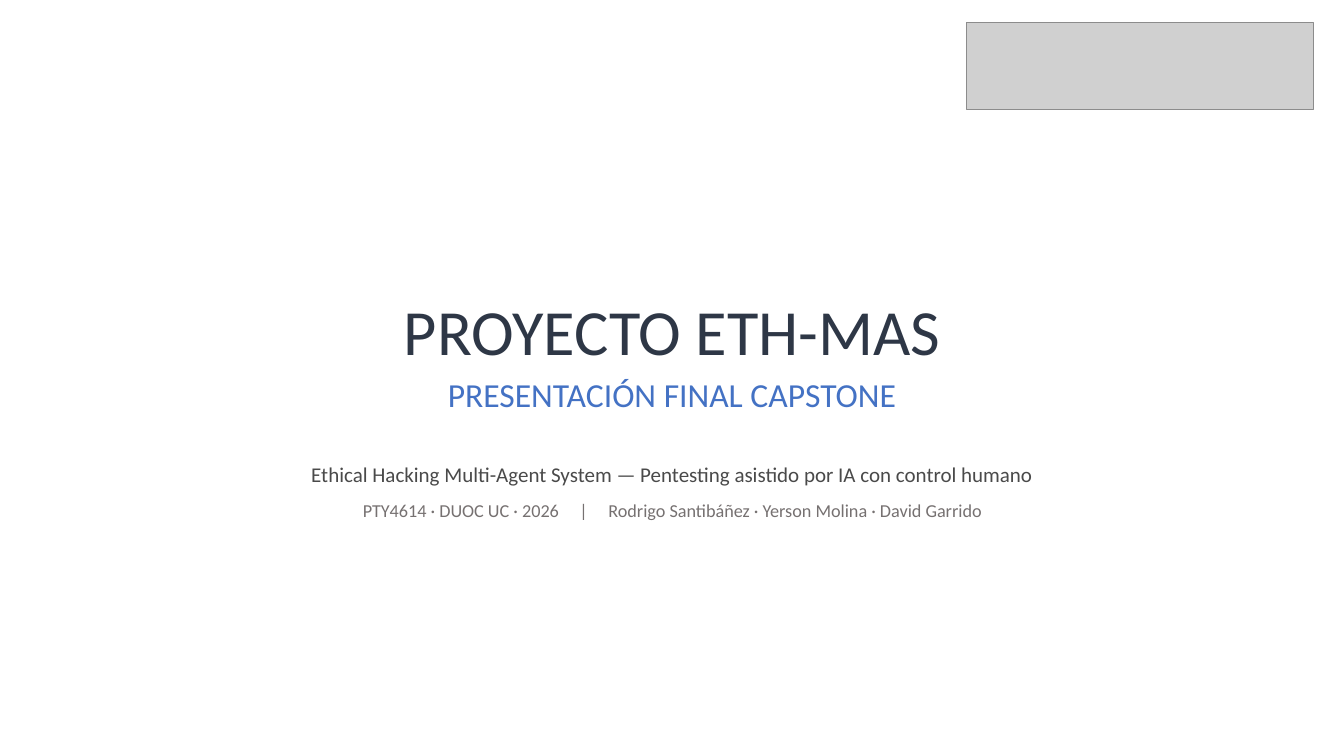
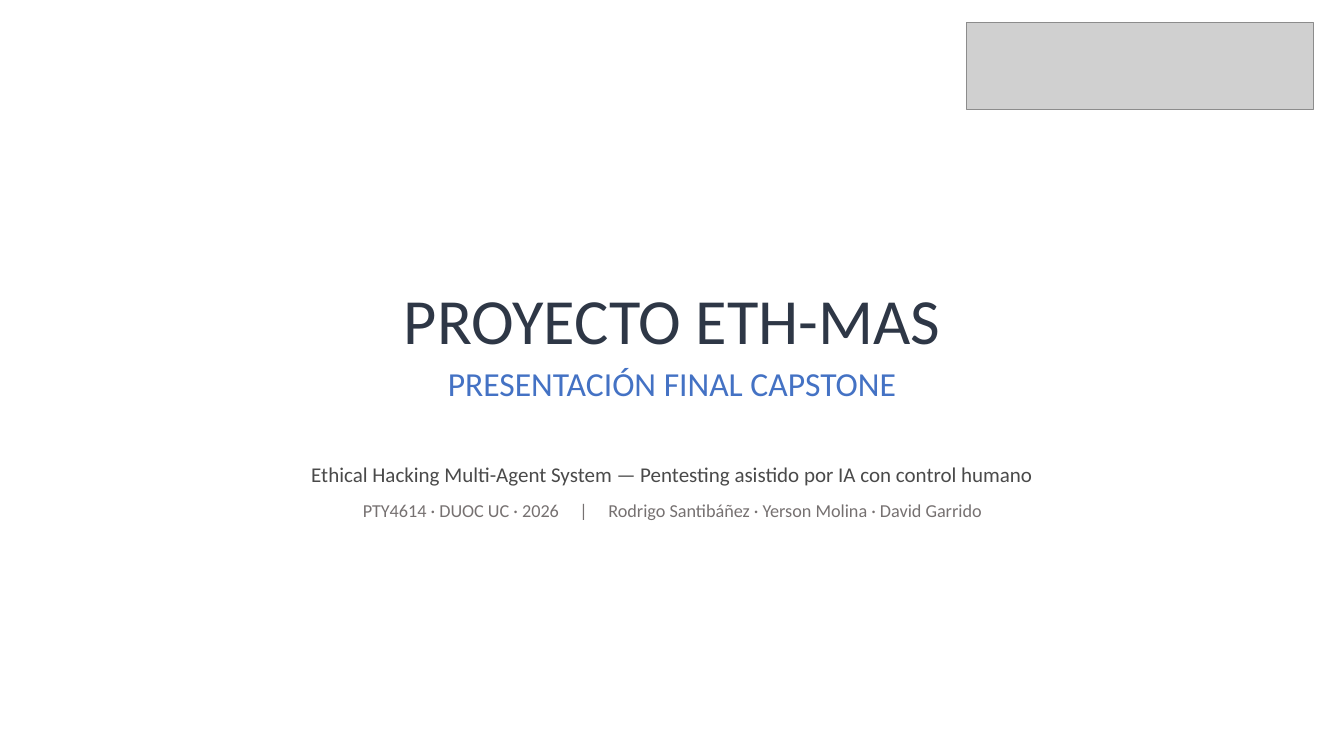
Before and after one commit to rodrigosantibanez1/Capstone, a slide deck: slide 1 of Fase 3/Evidencias Grupales/ETH-MAS_Presentacion_Final_Capstone.pptx. Drawn at 1344x756 pixels with LibreOffice and Linux fonts; fonts in the diff are those of the drawing; grey boxes stand for pictures. Boxes give left, top, right and bottom in pixels: in the first picture for what was removed or moved away, otherwise in the second. Text is boxed around its words. In the diff, an @@ line names an element or a change of style, - is before the commit and + after.

```diff
--- a/Fase 3/Evidencias Grupales/ETH-MAS_Presentacion_Final_Capstone.pptx
+++ b/Fase 3/Evidencias Grupales/ETH-MAS_Presentacion_Final_Capstone.pptx
@@ text "PROYECTO ETH-MAS" at (404, 302, 940, 396): less space between paragraphs; more space between paragraphs @@
```
Also in this commit, not shown: 15 other slides changed, 2 slides added, 8 slides removed.
